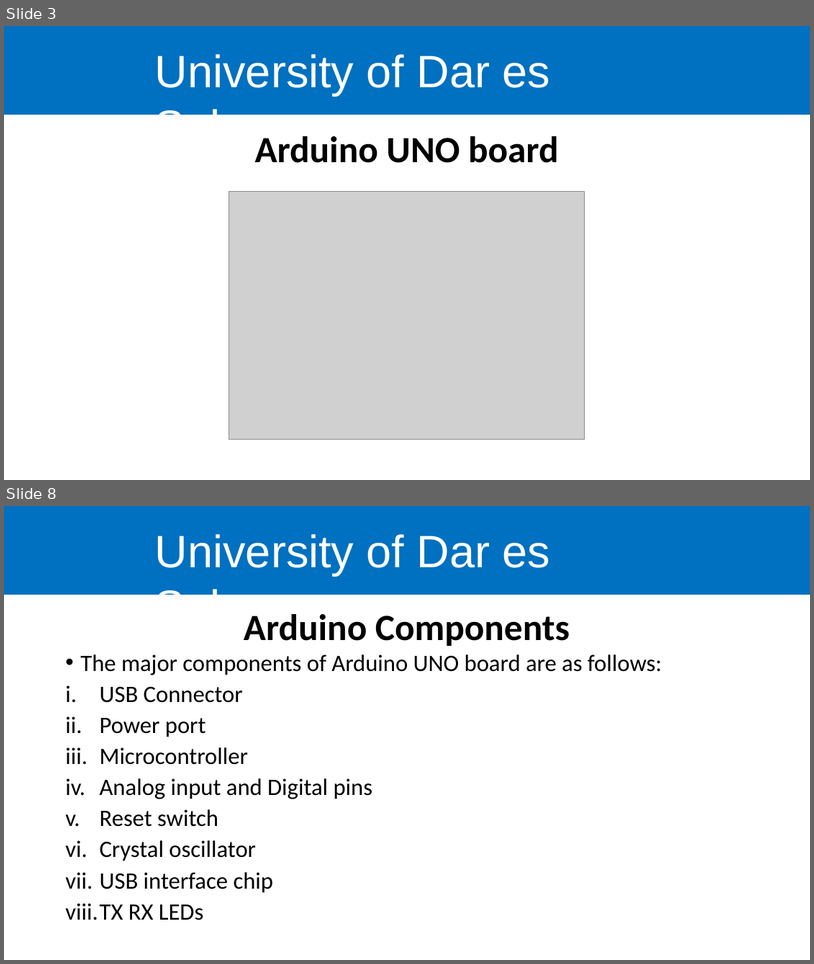
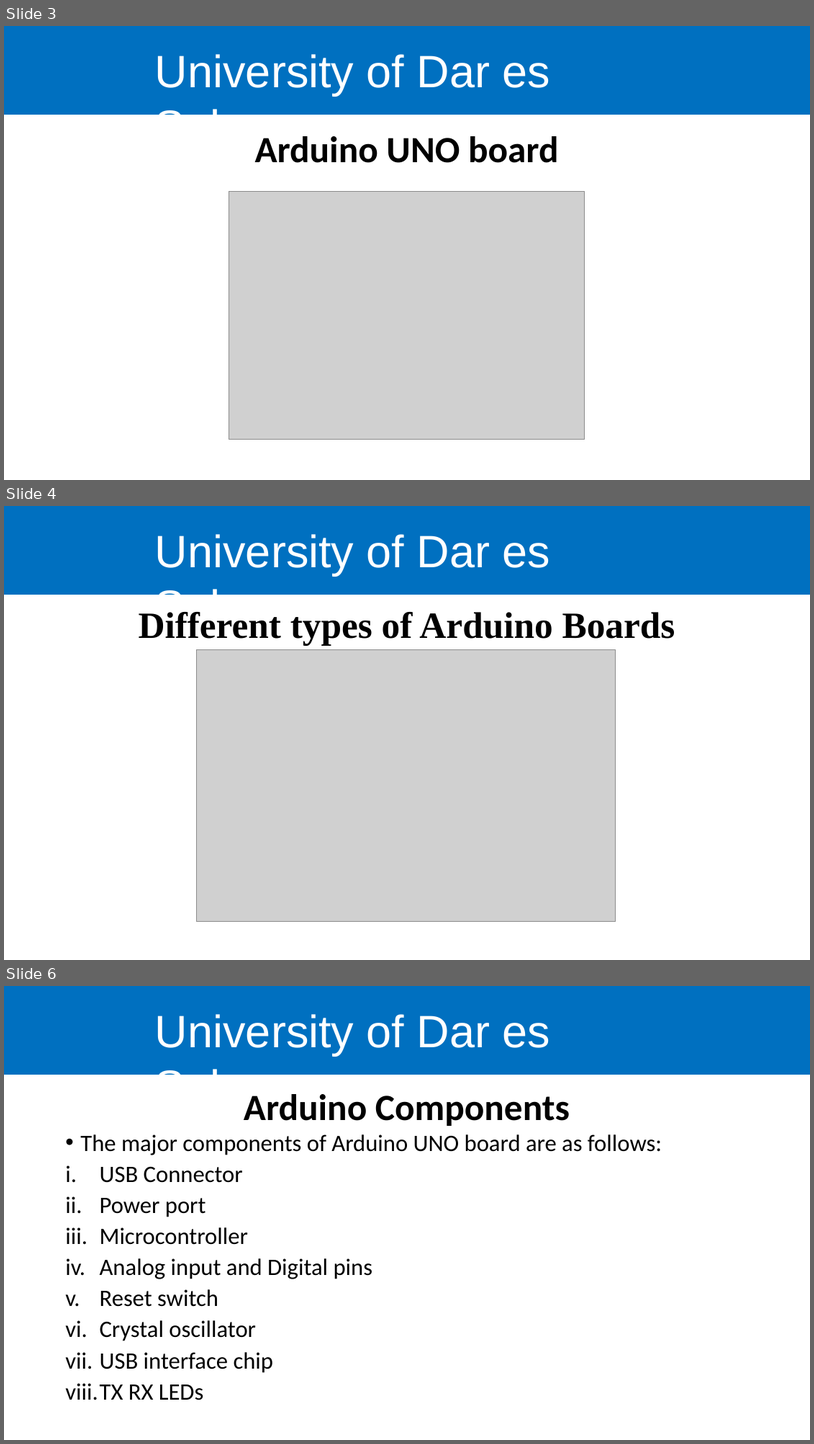
Before and after one commit to kelvkedyson/uissArduino, a slide deck: Lectures/ppts/Lecture 1.pptx. Shown one above the other, each under a label of ours: slides 3 and 8 before the commit, slides 3, 4 and 6 after it; the slides between them are not shown. The pictures are 814x964 and 814x1444 pixels, drawn with LibreOffice and Linux fonts; fonts in the diff are those of the drawing; grey boxes stand for pictures; background and template pictures are left out. Boxes give left, top, right and bottom in pixels: in the first picture for what was removed or moved away, otherwise in the second. Text is boxed around its words. In the diff, an @@ line names an element or a change of style, - is before the commit and + after.

```diff
--- a/Lectures/ppts/Lecture 1.pptx
+++ b/Lectures/ppts/Lecture 1.pptx
@@ slide 4 added at (4,506,810,960), background #FFFFFF; not listed: 2 template elements that a slide beside it also shows @@
@@ title added at (139,612,676,645), 44 pt, text #000000, bold @@
+Different types of Arduino Boards
@@ picture added at (197,649,616,921) @@
@@ what was slide 8 is now slide 6 @@
```
Also in this commit, not shown: 1 slide changed, 3 other slides added, 5 slides removed, 1 other file.
